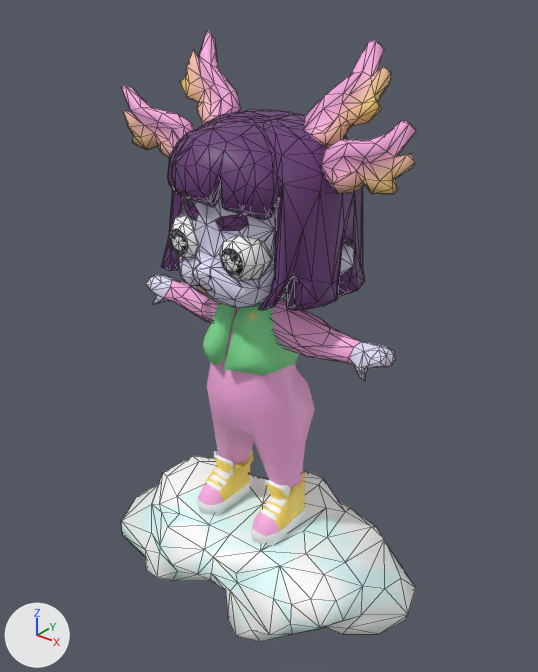
Two versions of the glTF model Didi_AR_05.glb, one commit apart.
Both versions are drawn from a 50 mm lens placed at (2.25, -2.72, 1.98), pointed at (0.04, 0.04, 0.26). The lights are fixed; the arrows at lower left show +X, +Y and +Z. The first picture is the older version. Mesh edges are drawn as thin lines on the coarser meshes. Vertices at exactly the same position are counted once.

The older version as bpy lines, for what is in view:
```python
me_cube_069 = bpy.data.meshes.new('Cube.069')
me_cube_069.from_pydata(...)  # 518 vertices, 1032 faces; spans x -0.551..0.486, y -0.427..0.584, z 1.337..2.196
# faces by material slot: [235, 655, 142]
me_cube_069.materials.append(mat_head)  # picture img_didi_face___happy_2048
me_cube_069.materials.append(mat_hair)  # picture img_hair
me_cube_069.materials.append(mat_eyes)  # picture img_didi_eye___happy_01
# before: 84 (-0.059, -0.358, 1.575) at pixel (200, 263), 143 (-0.121, -0.326, 1.582) at pixel (195, 257), 144 (-0.129, -0.32, 1.576) at pixel (195, 257), 154 (-0.116, -0.333, 1.602) at pixel (195, 253), 155 (-0.102, -0.322, 1.618) at pixel (199, 250)
# before: 156 (-0.092, -0.328, 1.648) at pixel (199, 245), 477 (-0.125, -0.337, 1.587) at pixel (193, 256)
me_cube_071 = bpy.data.meshes.new('Cube.071')
me_cube_071.from_pydata(...)  # 536 vertices, 1093 faces; spans x -0.302..0.288, y -0.319..0.238, z -0.025..1.341
# faces by material slot: [258, 708, 127]
me_cube_071.materials.append(mat_body_001)
me_cube_071.materials.append(mat_shoes)
me_cube_071.materials.append(mat_vest)
me_roundcube_005 = bpy.data.meshes.new('Roundcube.005')
me_roundcube_005.from_pydata(...)  # 148 vertices, 292 faces; spans x -1.05..0.84, y -0.72..0.36, z -0.21..0.33
me_roundcube_005.materials.append(mat_cloud)  # picture img_untitled
ob_body_sq_006 = bpy.data.objects.new('Body_sq.006', me_cube_071)
ob_body_sq_006.location = (0.008, 0.005, -0.81)
ob_cloud_003 = bpy.data.objects.new('Cloud.003', me_roundcube_005)
ob_cloud_003.location = (0.128, 0.122, -1.094)
ob_head_sq_009 = bpy.data.objects.new('Head_sq.009', me_cube_069)
ob_head_sq_009.location = (0.008, 0.005, -0.81)
# also in view: 'arms_sq.008' at (0.0, 0.0, 0.39); 'Wings.010' at (0.0, -0.02, 1.29); 'Wings.009' at (0.0, 0.13, 1.5)
```
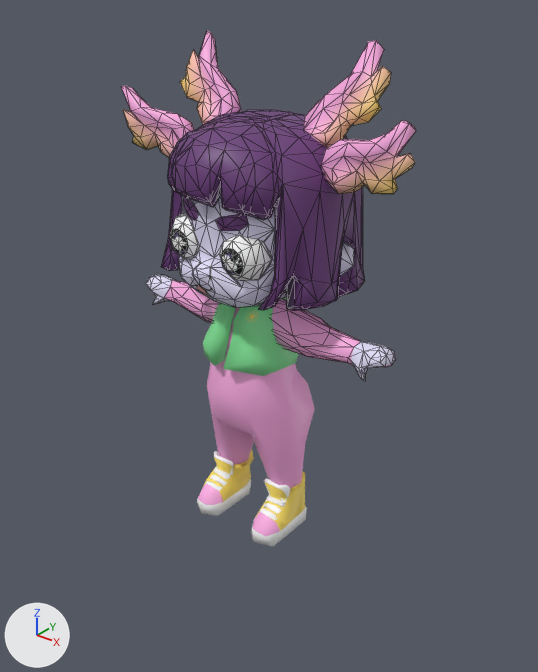
Scene script edits in JSON lines:
```json
{"block": "me_cube_069", "where": "# used by ob_head_sq_009; location = (0.008, 0.005, -0.81)"}
{"block": "me_cube_069", "where": "# verts and faces of me_cube_069; kept vertices keep their numbers, new ones are numbered from 518"}
{"op": "remove", "block": "me_cube_069", "code": "me_cube_069.from_pydata(...)  # 518 vertices, 1032 faces; spans x -0.551..0.486, y -0.427..0.584, z 1.337..2.196"}
{"op": "add", "block": "me_cube_069", "code": "me_cube_069.from_pydata(...)  # 516 vertices, 1028 faces; spans x -0.551..0.486, y -0.427..0.584, z 1.337..2.196"}
{"block": "me_cube_069", "change": "me_cube_069 part 1"}
{"block": "me_cube_069", "change": "4 vertices are removed from x 0.136..0.215, y -0.314..-0.272, z 1.524..1.537"}
{"block": "me_cube_069", "change": "14 faces are deleted"}
{"block": "me_cube_069", "change": "1 vertex moves from x 0.119, y -0.32, z 1.53 to x 0.083, y -0.328, z 1.545"}
{"block": "me_cube_069", "change": "3 vertices are added at (0.216, -0.273, 1.531), (0.191, -0.286, 1.528), (0.16, -0.303, 1.522)"}
{"block": "me_cube_069", "change": "6 new faces join them, mat_head (picture img_didi_face___happy_2048)"}
{"block": "me_cube_069", "change": "6 new faces join them, mat_eyes (picture img_didi_eye___happy_01)"}
{"block": "me_cube_069", "change": "me_cube_069 part 2"}
{"op": "add", "block": "me_cube_069", "code": "delete_vertices([154])  # with the faces that use them"}
{"op": "add", "block": "me_cube_069", "code": "verts[144] = (-0.173, -0.318, 1.557)  # moved, pixel (189, 259)"}
{"op": "add", "block": "me_cube_069", "code": "faces += [(84, 155, 143)]  # mat_head (picture img_didi_face___happy_2048)"}
{"op": "add", "block": "me_cube_069", "code": "faces += [(143, 155, 477), (155, 156, 477)]  # mat_eyes (picture img_didi_eye___happy_01)"}
{"op": "remove", "block": "ob_cloud_003", "code": ["ob_cloud_003 = bpy.data.objects.new('Cloud.003', me_roundcube_005)", "ob_cloud_003.location = (0.128, 0.122, -1.094)"]}
```

Location of each change, (x1, y1, x2, y2) in pixels of the pictures (538 x 672 px; the box of a moved part takes in the faces that stretch with it):
```json
{"object": "Cloud.003", "change": "deleted", "before": [121, 456, 416, 642]}
{"part": 1, "of": "me_cube_069", "change": "moved or reshaped", "before": [210, 267, 274, 289], "after": [210, 267, 274, 289]}
{"part": 2, "of": "me_cube_069", "change": "reshaped", "before": [184, 245, 201, 269], "after": [184, 245, 201, 269]}
```
